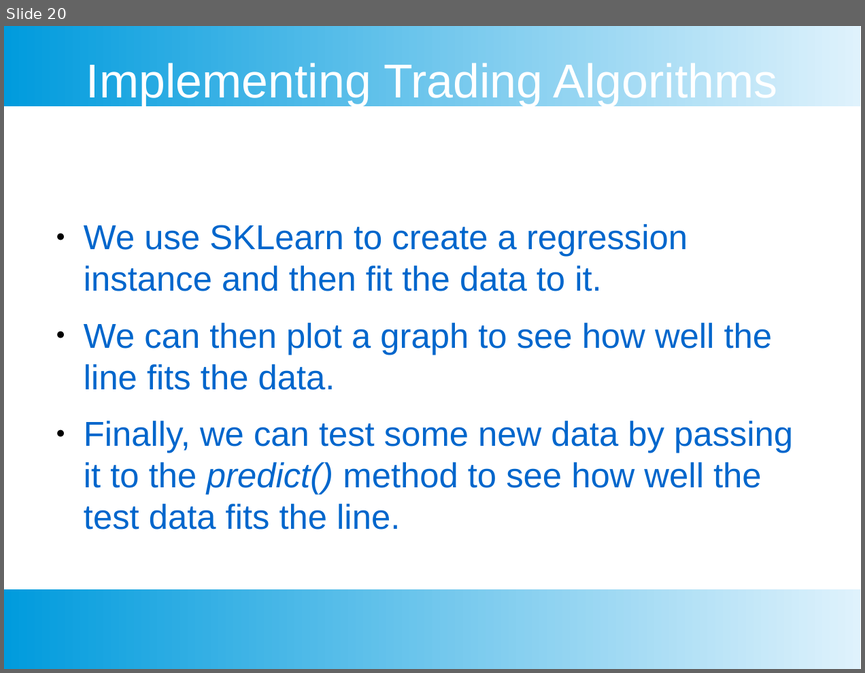
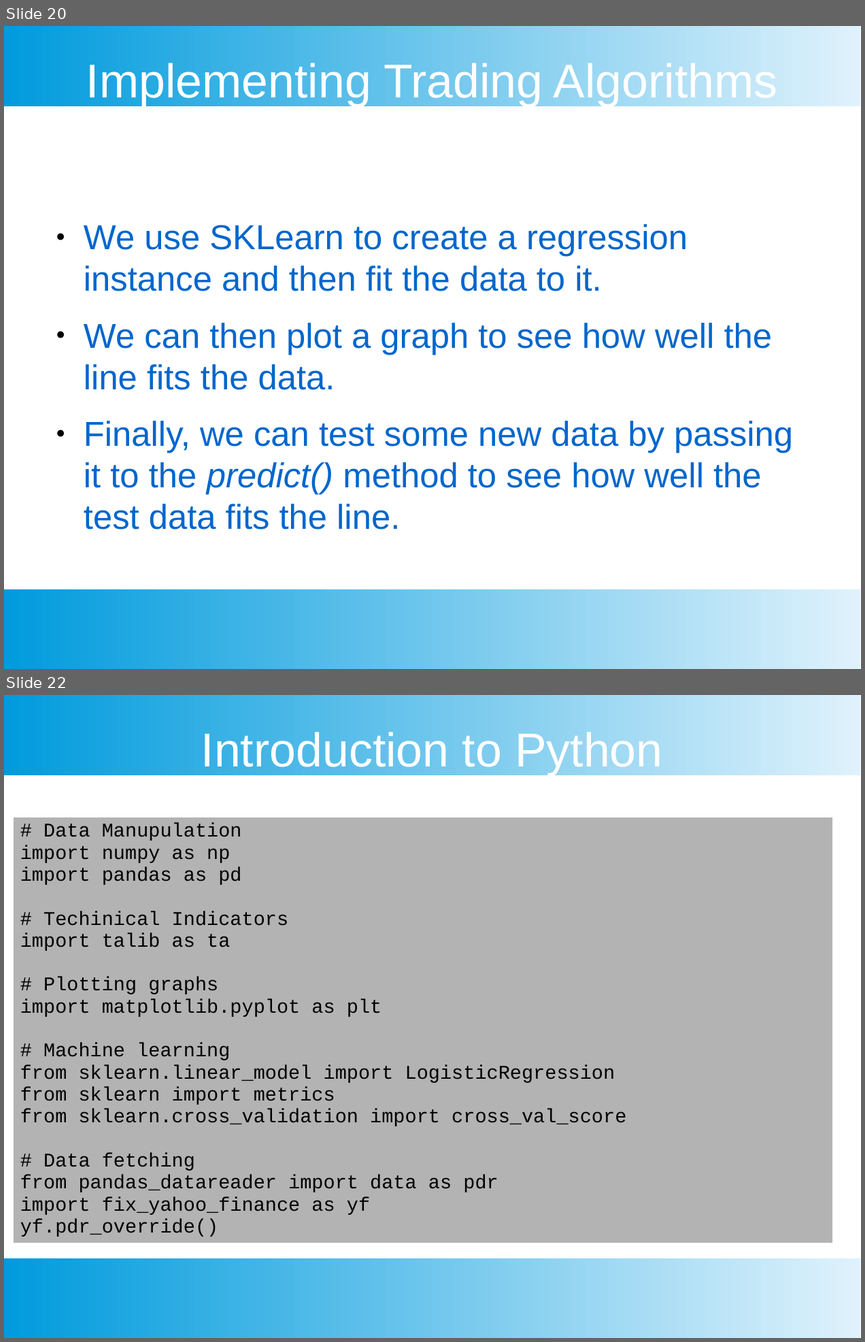
Before and after one commit to chankeypathak/CitiDataScience, a slide deck: docs/Module 4.pptx. Shown one above the other, each under a label of ours: slide 20 before the commit, slides 20 and 22 after it; the slides between them are not shown. The pictures are 865x673 and 865x1342 pixels, drawn with LibreOffice and Linux fonts; fonts in the diff are those of the drawing. Boxes give left, top, right and bottom in pixels: in the first picture for what was removed or moved away, otherwise in the second. Text is boxed around its words. In the diff, an @@ line names an element or a change of style, - is before the commit and + after.

```diff
--- a/docs/Module 4.pptx
+++ b/docs/Module 4.pptx
@@ slide 22 added at (4,695,861,1338), background #FFFFFF; not listed: 2 template elements that a slide beside it also shows @@
@@ text added at (201,728,662,775), 44 pt, text #FFFFFF @@
+Introduction to Python
@@ table added at (13,817,833,1239), 1 rows, 1 columns @@
+# Data Manupulation / import numpy as np / import pandas as pd / # Techinical Indicators / import talib as ta / # Plotting graphs / import matplotlib.pyplot as plt / # Machine learning / from sklearn.linear_model import LogisticRegression / from sklearn import metrics / from sklearn.cross_validation import cross_val_score / # Data fetching / from pandas_datareader import data as pdr / import fix_yahoo_finance as yf / yf.pdr_override()
```
Also in this commit, not shown: 3 other slides added, 42 slides removed, 2 other files.
